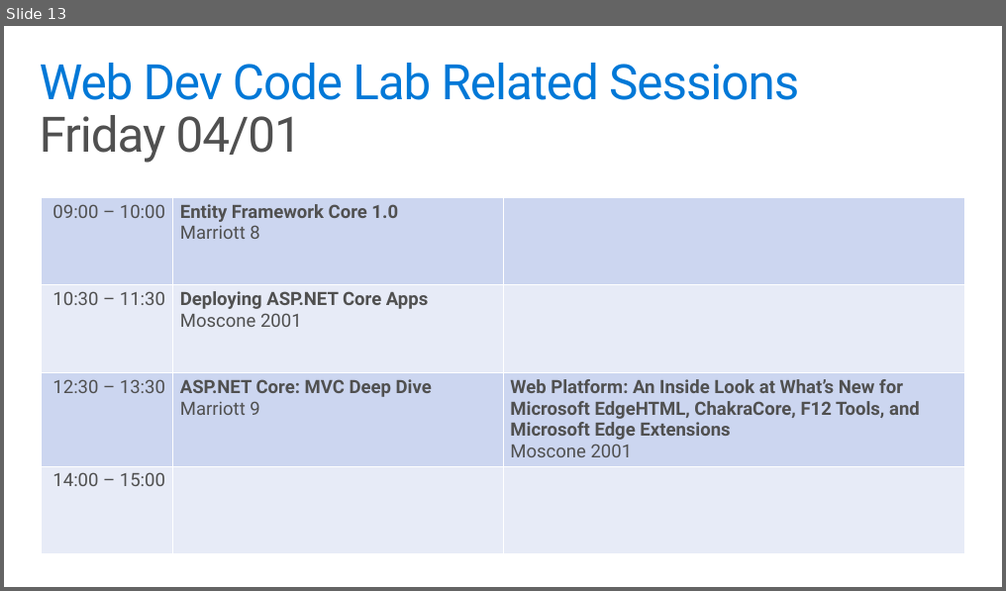
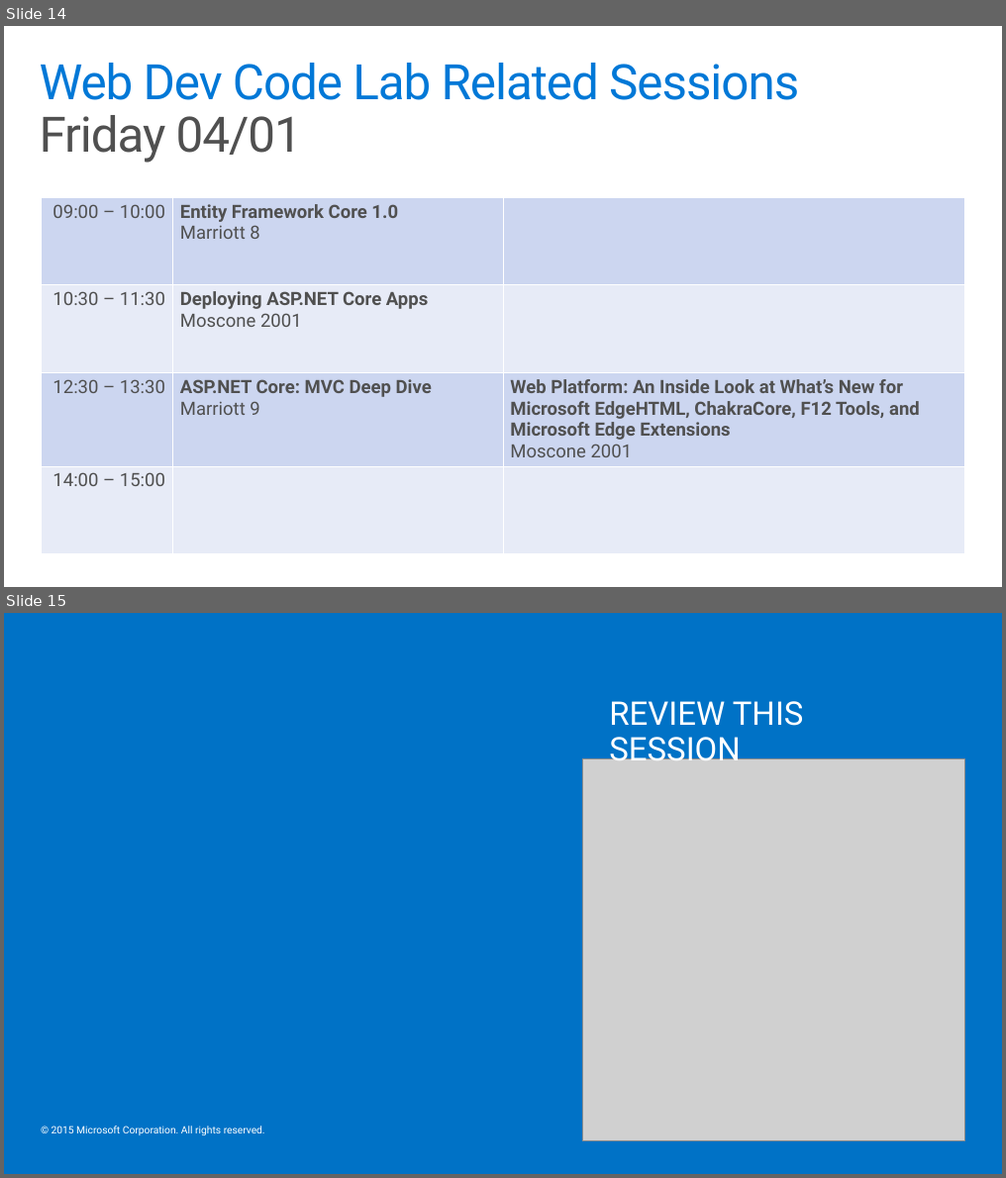
Before and after one commit to warnov/CodeLabs-WebDev, a slide deck: Module4-FrontEndDev/Slides/Web Module 4.pptx. Shown one above the other, each under a label of ours: slide 13 before the commit, slides 14 and 15 after it. The pictures are 1006x591 and 1006x1178 pixels, drawn with LibreOffice and Linux fonts; fonts in the diff are those of the drawing; grey boxes stand for pictures; background and template pictures are left out. Boxes give left, top, right and bottom in pixels: in the first picture for what was removed or moved away, otherwise in the second. Text is boxed around its words. In the diff, an @@ line names an element or a change of style, - is before the commit and + after.

```diff
--- a/Module4-FrontEndDev/Slides/Web Module 4.pptx
+++ b/Module4-FrontEndDev/Slides/Web Module 4.pptx
@@ slide 15 added at [4,613,1002,1174], background #0072C6 @@
@@ text added at [609,701,804,768], 32 pt, text #FFFFFF @@
+REVIEW THIS SESSION
@@ picture added at [582,759,964,1142] @@
@@ text added at [52,1126,265,1136], 10 pt, text #FFFFFF @@
+© 2015 Microsoft Corporation. All rights reserved.
@@ what was slide 13 is now slide 14 @@
```
Also in this commit, not shown: 1 other slide added, 1 slide removed, 4 other files.
